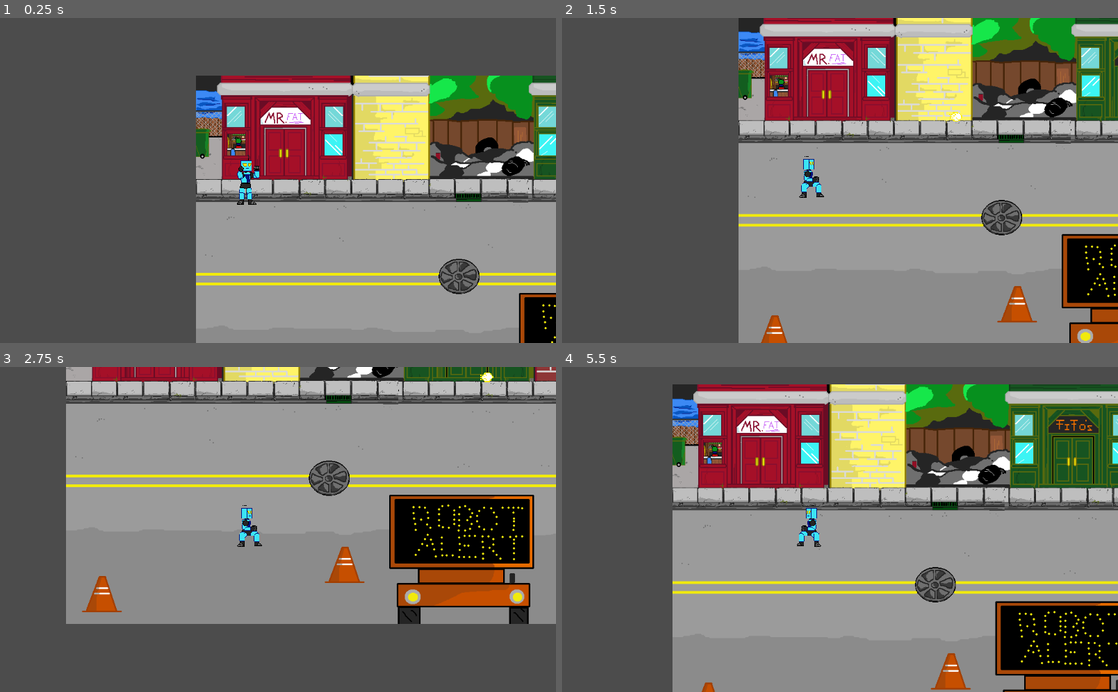
Above: before the commit, frames 1-4 (two rows, left to right).
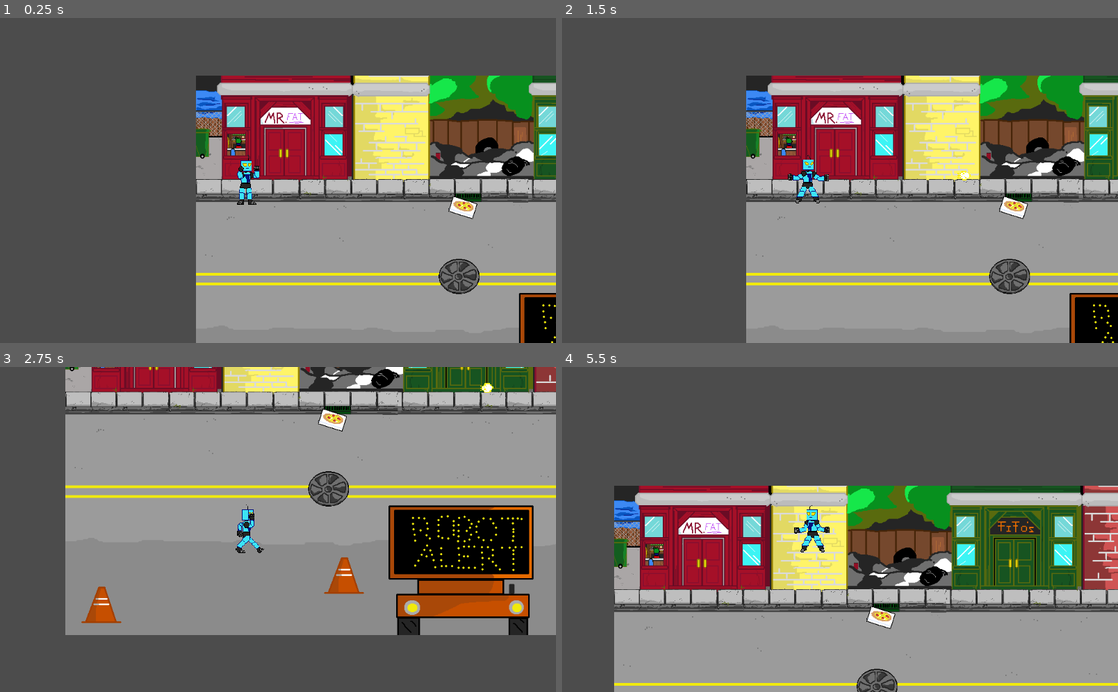
Above: after the commit, the same moments.

Repository: garethdavisrogers/2DFighterClass
Game: Godot game, scene res://Level2.tscn
Same seed, same stepped clock (60 frames per second), same inputs: the game is played once before the commit and once after it. The project has no main scene, so this scene is started directly.
Inputs:
- Up to frame 1 (0.25 s): no input
- Up to frame 2 (1.5 s): tap Enter at 0.5 s; hold Right (ui_right) 0.53-1.28 s; tap D (blast) at 0.6 s; tap Space (jump) at 0.77, 0.8, 1.07, 1.35 s; hold Down (ui_down) from 1.28 s (still down)
- Up to frame 3 (2.75 s): tap Space (jump) at 1.52, 1.82, 2.3 s; tap D (blast) at 1.55, 2.1 s; release Down (ui_down) at 2.03 s; hold Right (ui_right) from 2.03 s (still down)
- Up to frame 4 (5.5 s): release Right (ui_right) at 2.78 s; hold Up (ui_up) 2.78-3.53 s; tap Shift (defend) at 2.85 s; tap Space (jump) at 3.02, 3.32, 3.77, 3.8, 4.07, 4.52, 4.82, 5.3 s; tap D (blast) at 3.05, 4.55, 5.1 s; hold Left (ui_left) 3.53-5.03 s; tap Z (heavy_attack) at 3.6 s; tap X (lite_attack) at 4.35 s; hold Down (ui_down) from 5.03 s (still down)

The runs differ from the first frame. In frame 1, 0.2% of the frame differs, in the area x 80-86%, y 54-62%; in frame 2, 44%; in frame 3, 22%; in frame 4, 67%, in the area x 9-100%, y 5-100%.

Commit message:
Player now has collision shape for interacting and one for absorbing power ups.  The collision shape for powerups is disabled in non-idle states.

Diff:
--- a/Fighter.gd
+++ b/Fighter.gd
@@ -9,11 +9,12 @@
 
 ##respective fighter attributes
 export(int) var max_speed = 200
-export(int) var health = 10
+export(int) var max_health = 10
 export(int) var max_combo_index = 1
 export(float) var acceleration_constant = 0.1
 
 ##universal fighter attributes
+var health = 10
 const time_till_next_input = 0.5
 const jump_time = 0.5
 var state = 'idle'
@@ -21,7 +22,7 @@
 var max_jump = 300
 var movedir = Vector2(0, 0)
 var knockdir = null
-var lastdirection = -1
+var lastdirection = movedir
 var gravity = Vector2(0, 0)
 var is_in_combo = false
 var current_attack_index = 1
@@ -47,6 +48,7 @@
 		hitbox.add_to_group(group)
 	hitcol.add_to_group('attacks')
 	hitbox.add_to_group('hitboxes')
+	health = max_health
 
 ##controls displacement
 func movement_loop():
@@ -57,7 +59,7 @@
 	elif(state == 'jump' or state == 'land'):
 		motion = Vector2((movedir.x * min(speed,200)), (movedir.y * 100))
 	elif(movedir == Vector2(0, 0) and (speed > 0)):
-		motion = Vector2((lastdirection * speed), 0)
+		motion = lastdirection * speed
 	else:
 		motion = movedir.normalized() * speed
 # warning-ignore:return_value_discarded
@@ -105,34 +107,40 @@
 		type = '_enemy'
 	var load_string = str('res://blast',type,'.tscn')
 	var blast = load(load_string).instance()
-	blast.blastdir = lastdirection
+	blast.blastdir = lastdirection.x
 	var level = get_owner()
 	level.add_child(blast)
 	var spawn_pos = blast_spawn.get_global_position()
 	blast.set_position(spawn_pos)
 
 func state_jump(d):
-	movement_loop()
 	if(speed > 0):
 		speed -= d
 	if(timers['jump_timer'] > 0):
 		position.y -= 12
 		timers['jump_timer'] -= d
 	else:
-		timers['jump_timer'] = 0.6
+		timers['jump_timer'] = 0.5
 		state_machine('land')
 
 func state_land(d):
 	speed = decelerate(speed)
-	movement_loop()
 	anim_switch('land')
 	if(timers['jump_timer'] > 0):
-		position.y += 12
+		position.y += 14
 		timers['jump_timer'] -= d
 	else:
 		state_machine('idle')
 
+func state_takeoff():
+	speed = decelerate(speed)
+	anim_switch('takeoff')
+
 func state_fly():
+	if(movedir == Vector2(0, 0)):
+		speed = decelerate(speed)
+	else:
+		speed = accelerate(speed)
 	movement_loop()
 
 func state_stagger():
@@ -183,13 +191,17 @@
 
 ##change speed functions
 func accelerate(s):
+	if(state == 'fly'):
+		return lerp(s, max_speed, 0.3)
 	if(s < max_speed):
 		return lerp(s, max_speed, acceleration_constant)
 	return max_speed
 
 func decelerate(s):
+	if(state == 'fly'):
+		return lerp(s, 0, 0.1)
 	if(s > 0):
-		return lerp(s, 0, 0.1)
+		return lerp(s, 0, 0.2)
 	return 0
 
 func get_knockdir(c):
@@ -197,14 +209,17 @@
 	return c.global_position.direction_to(pos)
 
 func _on_HitBox_area_entered(area):
-	if(area.is_in_group('attacks')):
+	if(area.is_in_group('power_ups') and self.is_in_group('players')):
+		if(area.is_in_group('small_power_ups')):
+			health = min(health + 25, max_health)
+	elif(area.is_in_group('attacks')):
 		var groups = get_groups()
 		for group in groups:
 			if(area.is_in_group(group) and group != 'physics_process'):
 				return
 		knockdir = get_knockdir(area)
 		timers['stun_timer'] = 0.3
-		if(state == 'fly' or state == 'jump' or state == 'land'):
+		if(state == 'fly' or state == 'jump' or state == 'land' or state == 'takeoff'):
 			damage_loop()
 			state_machine('crash')
 		elif(state != 'defend'):
--- a/Fighter.tscn
+++ b/Fighter.tscn
@@ -4,7 +4,7 @@
 [ext_resource path="res://Fighter.gd" type="Script" id=2]
 
 [sub_resource type="RectangleShape2D" id=1]
-extents = Vector2( 30, 45 )
+extents = Vector2( 15, 30 )
 
 [sub_resource type="RectangleShape2D" id=2]
 extents = Vector2( 12, 12 )
--- /dev/null
+++ b/Health25.tscn
@@ -0,0 +1,23 @@
+[gd_scene load_steps=4 format=2]
+
+[ext_resource path="res://PowerUp.tscn" type="PackedScene" id=1]
+[ext_resource path="res://RQ health sprite %25.png" type="Texture" id=2]
+
+[sub_resource type="CircleShape2D" id=1]
+radius = 20.0
+
+[node name="PowerUp" groups=[
+"small_power_ups",
+] instance=ExtResource( 1 )]
+
+[node name="Sprite" parent="." index="0"]
+texture = ExtResource( 2 )
+
+[node name="Area2D" parent="Sprite" index="0" groups=[
+"small_power_ups",
+]]
+
+[node name="CollisionShape2D" parent="Sprite/Area2D" index="0" groups=[
+"small_power_ups",
+]]
+shape = SubResource( 1 )
--- a/Level2.tscn
+++ b/Level2.tscn
@@ -1,7 +1,8 @@
-[gd_scene load_steps=3 format=2]
+[gd_scene load_steps=4 format=2]
 
 [ext_resource path="res://cheyenne_level.png" type="Texture" id=1]
 [ext_resource path="res://Player.tscn" type="PackedScene" id=2]
+[ext_resource path="res://Health25.tscn" type="PackedScene" id=3]
 
 [node name="Level2" type="Node2D"]
 
@@ -13,3 +14,6 @@
 
 [node name="Player" parent="Sprite/YSort" instance=ExtResource( 2 )]
 position = Vector2( 151.196, 193.39 )
+
+[node name="PowerUp" parent="Sprite/YSort" instance=ExtResource( 3 )]
+position = Vector2( 492.266, 237.343 )
--- a/Player.gd
+++ b/Player.gd
@@ -1,7 +1,7 @@
 extends "res://Fighter.gd"
 
 func _ready():
-	lastdirection = 1
+	lastdirection = movedir
 
 func _physics_process(delta):
 	clamp_movement()
@@ -17,6 +17,8 @@
 					state_jump(delta)
 				'land':
 					state_land(delta)
+				'takeoff':
+					state_takeoff()
 				'fly':
 					state_fly()
 				'idle':
@@ -43,8 +45,8 @@
 
 	movedir.x = -int(left) + int(right)
 	movedir.y = -int(up) + int(down)
-	if(movedir.x != 0):
-		lastdirection = movedir.x
+	if(movedir != Vector2(0, 0)):
+		lastdirection = movedir
 
 	if(timers['cool_down'] < 0):
 		##actions that can be taken when not stunned
@@ -80,12 +82,13 @@
 				timers['jump_timer'] = 0.6
 				state_machine('land')
 			elif(timers['jump_timer'] < 0.4):
-				anim_switch('fly')
-				state_machine('fly')
+				state_machine('takeoff')
 
 func _on_anim_animation_finished(anim_name):
 	if(anim_name == 'die'):
 		queue_free()
+	elif(anim_name == 'takeoff'):
+		state_machine('fly')
 	elif(anim_name == 'crash'):
 		state_machine('recover')
 	elif(anim_name == 'recover'):
--- a/Player.tscn
+++ b/Player.tscn
@@ -1,7 +1,13 @@
-[gd_scene load_steps=22 format=2]
+[gd_scene load_steps=25 format=2]
 
 [ext_resource path="res://Fighter.tscn" type="PackedScene" id=1]
 [ext_resource path="res://Player.gd" type="Script" id=2]
+
+[sub_resource type="RectangleShape2D" id=21]
+extents = Vector2( 20, 35 )
+
+[sub_resource type="RectangleShape2D" id=22]
+extents = Vector2( 15, 25 )
 
 [sub_resource type="Animation" id=1]
 resource_name = "blast"
@@ -53,6 +59,18 @@
 "times": PoolRealArray( 0 ),
 "transitions": PoolRealArray( 1 ),
 "update": 1,
+"values": [ false ]
+}
+tracks/4/type = "value"
+tracks/4/path = NodePath("Sprite/InteractCol/InteractCollider:disabled")
+tracks/4/interp = 1
+tracks/4/loop_wrap = true
+tracks/4/imported = false
+tracks/4/enabled = true
+tracks/4/keys = {
+"times": PoolRealArray( 0 ),
+"transitions": PoolRealArray( 1 ),
+"update": 1,
 "values": [ true ]
 }
 
@@ -93,6 +111,18 @@
 "transitions": PoolRealArray( 1 ),
 "update": 1,
 "values": [ false ]
+}
+tracks/3/type = "value"
+tracks/3/path = NodePath("Sprite/InteractCol/InteractCollider:disabled")
+tracks/3/interp = 1
+tracks/3/loop_wrap = true
+tracks/3/imported = false
+tracks/3/enabled = true
+tracks/3/keys = {
+"times": PoolRealArray( 0 ),
+"transitions": PoolRealArray( 1 ),
+"update": 1,
+"values": [ true ]
 }
 
 [sub_resource type="Animation" id=18]
@@ -135,6 +165,30 @@
 "update": 1,
 "values": [ true ]
 }
+tracks/3/type = "value"
+tracks/3/path = NodePath("Sprite/InteractCol/InteractCollider:disabled")
+tracks/3/interp = 1
+tracks/3/loop_wrap = true
+tracks/3/imported = false
+tracks/3/enabled = true
+tracks/3/keys = {
+"times": PoolRealArray( 0 ),
+"transitions": PoolRealArray( 1 ),
+"update": 1,
+"values": [ true ]
+}
+tracks/4/type = "value"
+tracks/4/path = NodePath("Sprite/PowerUpCol/PowerUpCollider:disabled")
+tracks/4/interp = 1
+tracks/4/loop_wrap = true
+tracks/4/imported = false
+tracks/4/enabled = true
+tracks/4/keys = {
+"times": PoolRealArray( 0 ),
+"transitions": PoolRealArray( 1 ),
+"update": 1,
+"values": [ true ]
+}
 
 [sub_resource type="Animation" id=3]
 resource_name = "die"
@@ -188,6 +242,30 @@
 "update": 1,
 "values": [ false, true, false, true, false, true, false, true ]
 }
+tracks/4/type = "value"
+tracks/4/path = NodePath("Sprite/InteractCol/InteractCollider:disabled")
+tracks/4/interp = 1
+tracks/4/loop_wrap = true
+tracks/4/imported = false
+tracks/4/enabled = true
+tracks/4/keys = {
+"times": PoolRealArray( 0 ),
+"transitions": PoolRealArray( 1 ),
+"update": 1,
+"values": [ true ]
+}
+tracks/5/type = "value"
+tracks/5/path = NodePath("Sprite/PowerUpCol/PowerUpCollider:disabled")
+tracks/5/interp = 1
+tracks/5/loop_wrap = true
+tracks/5/imported = false
+tracks/5/enabled = true
+tracks/5/keys = {
+"times": PoolRealArray( 0 ),
+"transitions": PoolRealArray( 1 ),
+"update": 1,
+"values": [ true ]
+}
 
 [sub_resource type="Animation" id=4]
 step = 0.5
@@ -226,6 +304,30 @@
 "transitions": PoolRealArray( 1 ),
 "update": 1,
 "values": [ false ]
+}
+tracks/3/type = "value"
+tracks/3/path = NodePath("Sprite/InteractCol/InteractCollider:disabled")
+tracks/3/interp = 1
+tracks/3/loop_wrap = true
+tracks/3/imported = false
+tracks/3/enabled = true
+tracks/3/keys = {
+"times": PoolRealArray( 0 ),
+"transitions": PoolRealArray( 1 ),
+"update": 1,
+"values": [ true ]
+}
+tracks/4/type = "value"
+tracks/4/path = NodePath("Sprite/PowerUpCol/PowerUpCollider:disabled")
+tracks/4/interp = 1
+tracks/4/loop_wrap = true
+tracks/4/imported = false
+tracks/4/enabled = true
+tracks/4/keys = {
+"times": PoolRealArray( 0 ),
+"transitions": PoolRealArray( 1 ),
+"update": 1,
+"values": [ true ]
 }
 
 [sub_resource type="Animation" id=5]
@@ -279,6 +381,30 @@
 "update": 1,
 "values": [ false ]
 }
+tracks/4/type = "value"
+tracks/4/path = NodePath("Sprite/InteractCol/InteractCollider:disabled")
+tracks/4/interp = 1
+tracks/4/loop_wrap = true
+tracks/4/imported = false
+tracks/4/enabled = true
+tracks/4/keys = {
+"times": PoolRealArray( 0 ),
+"transitions": PoolRealArray( 1 ),
+"update": 1,
+"values": [ true ]
+}
+tracks/5/type = "value"
+tracks/5/path = NodePath("Sprite/PowerUpCol/PowerUpCollider:disabled")
+tracks/5/interp = 1
+tracks/5/loop_wrap = true
+tracks/5/imported = false
+tracks/5/enabled = true
+tracks/5/keys = {
+"times": PoolRealArray( 0 ),
+"transitions": PoolRealArray( 1 ),
+"update": 1,
+"values": [ true ]
+}
 
 [sub_resource type="Animation" id=6]
 length = 0.8
@@ -319,6 +445,30 @@
 "update": 1,
 "values": [ false ]
 }
+tracks/3/type = "value"
+tracks/3/path = NodePath("Sprite/InteractCol/InteractCollider:disabled")
+tracks/3/interp = 1
+tracks/3/loop_wrap = true
+tracks/3/imported = false
+tracks/3/enabled = true
+tracks/3/keys = {
+"times": PoolRealArray( 0 ),
+"transitions": PoolRealArray( 1 ),
+"update": 1,
+"values": [ true ]
+}
+tracks/4/type = "value"
+tracks/4/path = NodePath("Sprite/PowerUpCol/PowerUpCollider:disabled")
+tracks/4/interp = 1
+tracks/4/loop_wrap = true
+tracks/4/imported = false
+tracks/4/enabled = true
+tracks/4/keys = {
+"times": PoolRealArray( 0 ),
+"transitions": PoolRealArray( 1 ),
+"update": 1,
+"values": [ true ]
+}
 
 [sub_resource type="Animation" id=7]
 length = 0.8
@@ -371,6 +521,30 @@
 "update": 1,
 "values": [ false ]
 }
+tracks/4/type = "value"
+tracks/4/path = NodePath("Sprite/InteractCol/InteractCollider:disabled")
+tracks/4/interp = 1
+tracks/4/loop_wrap = true
+tracks/4/imported = false
+tracks/4/enabled = true
+tracks/4/keys = {
+"times": PoolRealArray( 0 ),
+"transitions": PoolRealArray( 1 ),
+"update": 1,
+"values": [ true ]
+}
+tracks/5/type = "value"
+tracks/5/path = NodePath("Sprite/PowerUpCol/PowerUpCollider:disabled")
+tracks/5/interp = 1
+tracks/5/loop_wrap = true
+tracks/5/imported = false
+tracks/5/enabled = true
+tracks/5/keys = {
+"times": PoolRealArray( 0 ),
+"transitions": PoolRealArray( 1 ),
+"update": 1,
+"values": [ true ]
+}
 
 [sub_resource type="Animation" id=8]
 tracks/0/type = "value"
@@ -404,6 +578,30 @@
 tracks/2/imported = false
 tracks/2/enabled = true
 tracks/2/keys = {
+"times": PoolRealArray( 0 ),
+"transitions": PoolRealArray( 1 ),
+"update": 1,
+"values": [ false ]
+}
+tracks/3/type = "value"
+tracks/3/path = NodePath("Sprite/InteractCol/InteractCollider:disabled")
+tracks/3/interp = 1
+tracks/3/loop_wrap = true
+tracks/3/imported = false
+tracks/3/enabled = true
+tracks/3/keys = {
+"times": PoolRealArray( 0 ),
+"transitions": PoolRealArray( 1 ),
+"update": 1,
+"values": [ false ]
+}
+tracks/4/type = "value"
+tracks/4/path = NodePath("Sprite/PowerUpCol/PowerUpCollider:disabled")
+tracks/4/interp = 1
+tracks/4/loop_wrap = true
+tracks/4/imported = false
+tracks/4/enabled = true
+tracks/4/keys = {
 "times": PoolRealArray( 0 ),
 "transitions": PoolRealArray( 1 ),
 "update": 1,
@@ -472,6 +670,30 @@
 "update": 1,
 "values": [ false ]
 }
+tracks/5/type = "value"
+tracks/5/path = NodePath("Sprite/InteractCol/InteractCollider:disabled")
+tracks/5/interp = 1
+tracks/5/loop_wrap = true
+tracks/5/imported = false
+tracks/5/enabled = true
+tracks/5/keys = {
+"times": PoolRealArray( 0 ),
+"transitions": PoolRealArray( 1 ),
+"update": 1,
+"values": [ true ]
+}
+tracks/6/type = "value"
+tracks/6/path = NodePath("Sprite/PowerUpCol/PowerUpCollider:disabled")
+tracks/6/interp = 1
+tracks/6/loop_wrap = true
+tracks/6/imported = false
+tracks/6/enabled = true
+tracks/6/keys = {
+"times": PoolRealArray( 0 ),
+"transitions": PoolRealArray( 1 ),
+"update": 1,
+"values": [ true ]
+}
 
 [sub_resource type="Animation" id=10]
 step = 0.25
@@ -510,6 +732,30 @@
 "transitions": PoolRealArray( 1 ),
 "update": 1,
 "values": [ false ]
+}
+tracks/3/type = "value"
+tracks/3/path = NodePath("Sprite/InteractCol/InteractCollider:disabled")
+tracks/3/interp = 1
+tracks/3/loop_wrap = true
+tracks/3/imported = false
+tracks/3/enabled = true
+tracks/3/keys = {
+"times": PoolRealArray( 0 ),
+"transitions": PoolRealArray( 1 ),
+"update": 1,
+"values": [ true ]
+}
+tracks/4/type = "value"
+tracks/4/path = NodePath("Sprite/PowerUpCol/PowerUpCollider:disabled")
+tracks/4/interp = 1
+tracks/4/loop_wrap = true
+tracks/4/imported = false
+tracks/4/enabled = true
+tracks/4/keys = {
+"times": PoolRealArray( 0 ),
+"transitions": PoolRealArray( 1 ),
+"update": 1,
+"values": [ true ]
 }
 
 [sub_resource type="Animation" id=11]
@@ -563,6 +809,30 @@
 "update": 1,
 "values": [ false ]
 }
+tracks/4/type = "value"
+tracks/4/path = NodePath("Sprite/InteractCol/InteractCollider:disabled")
+tracks/4/interp = 1
+tracks/4/loop_wrap = true
+tracks/4/imported = false
+tracks/4/enabled = true
+tracks/4/keys = {
+"times": PoolRealArray( 0 ),
+"transitions": PoolRealArray( 1 ),
+"update": 1,
+"values": [ true ]
+}
+tracks/5/type = "value"
+tracks/5/path = NodePath("Sprite/PowerUpCol/PowerUpCollider:disabled")
+tracks/5/interp = 1
+tracks/5/loop_wrap = true
+tracks/5/imported = false
+tracks/5/enabled = true
+tracks/5/keys = {
+"times": PoolRealArray( 0 ),
+"transitions": PoolRealArray( 1 ),
+"update": 1,
+"values": [ true ]
+}
 
 [sub_resource type="Animation" id=12]
 length = 0.5
@@ -615,6 +885,30 @@
 "update": 1,
 "values": [ false ]
 }
+tracks/4/type = "value"
+tracks/4/path = NodePath("Sprite/InteractCol/InteractCollider:disabled")
+tracks/4/interp = 1
+tracks/4/loop_wrap = true
+tracks/4/imported = false
+tracks/4/enabled = true
+tracks/4/keys = {
+"times": PoolRealArray( 0 ),
+"transitions": PoolRealArray( 1 ),
+"update": 1,
+"values": [ true ]
+}
+tracks/5/type = "value"
+tracks/5/path = NodePath("Sprite/PowerUpCol/PowerUpCollider:disabled")
+tracks/5/interp = 1
+tracks/5/loop_wrap = true
+tracks/5/imported = false
+tracks/5/enabled = true
+tracks/5/keys = {
+"times": PoolRealArray( 0 ),
+"transitions": PoolRealArray( 1 ),
+"update": 1,
+"values": [ true ]
+}
 
 [sub_resource type="Animation" id=13]
 length = 0.5
@@ -667,6 +961,30 @@
 "update": 1,
 "values": [ false ]
 }
+tracks/4/type = "value"
+tracks/4/path = NodePath("Sprite/InteractCol/InteractCollider:disabled")
+tracks/4/interp = 1
+tracks/4/loop_wrap = true
+tracks/4/imported = false
+tracks/4/enabled = true
+tracks/4/keys = {
+"times": PoolRealArray( 0 ),
+"transitions": PoolRealArray( 1 ),
+"update": 1,
+"values": [ true ]
+}
+tracks/5/type = "value"
+tracks/5/path = NodePath("Sprite/PowerUpCol/PowerUpCollider:disabled")
+tracks/5/interp = 1
+tracks/5/loop_wrap = true
+tracks/5/imported = false
+tracks/5/enabled = true
+tracks/5/keys = {
+"times": PoolRealArray( 0 ),
+"transitions": PoolRealArray( 1 ),
+"update": 1,
+"values": [ true ]
+}
 
 [sub_resource type="Animation" id=14]
 length = 0.5
@@ -718,6 +1036,30 @@
 "transitions": PoolRealArray( 1 ),
 "update": 1,
 "values": [ false ]
+}
+tracks/4/type = "value"
+tracks/4/path = NodePath("Sprite/InteractCol/InteractCollider:disabled")
+tracks/4/interp = 1
+tracks/4/loop_wrap = true
+tracks/4/imported = false
+tracks/4/enabled = true
+tracks/4/keys = {
+"times": PoolRealArray( 0 ),
+"transitions": PoolRealArray( 1 ),
+"update": 1,
+"values": [ true ]
+}
+tracks/5/type = "value"
+tracks/5/path = NodePath("Sprite/PowerUpCol/PowerUpCollider:disabled")
+tracks/5/interp = 1
+tracks/5/loop_wrap = true
+tracks/5/imported = false
+tracks/5/enabled = true
+tracks/5/keys = {
+"times": PoolRealArray( 0 ),
+"transitions": PoolRealArray( 1 ),
+"update": 1,
+"values": [ true ]
 }
 
 [sub_resource type="Animation" id=19]
@@ -760,6 +1102,30 @@
 "update": 1,
 "values": [ true ]
 }
+tracks/3/type = "value"
+tracks/3/path = NodePath("Sprite/InteractCol/InteractCollider:disabled")
+tracks/3/interp = 1
+tracks/3/loop_wrap = true
+tracks/3/imported = false
+tracks/3/enabled = true
+tracks/3/keys = {
+"times": PoolRealArray( 0 ),
+"transitions": PoolRealArray( 1 ),
+"update": 1,
+"values": [ true ]
+}
+tracks/4/type = "value"
+tracks/4/path = NodePath("Sprite/PowerUpCol/PowerUpCollider:disabled")
+tracks/4/interp = 1
+tracks/4/loop_wrap = true
+tracks/4/imported = false
+tracks/4/enabled = true
+tracks/4/keys = {
+"times": PoolRealArray( 0 ),
+"transitions": PoolRealArray( 1 ),
+"update": 1,
+"values": [ false ]
+}
 
 [sub_resource type="Animation" id=15]
 step = 0.25
@@ -794,6 +1160,30 @@
 tracks/2/imported = false
 tracks/2/enabled = true
 tracks/2/keys = {
+"times": PoolRealArray( 0 ),
+"transitions": PoolRealArray( 1 ),
+"update": 1,
+"values": [ false ]
+}
+tracks/3/type = "value"
+tracks/3/path = NodePath("Sprite/InteractCol/InteractCollider:disabled")
+tracks/3/interp = 1
+tracks/3/loop_wrap = true
+tracks/3/imported = false
+tracks/3/enabled = true
+tracks/3/keys = {
+"times": PoolRealArray( 0 ),
+"transitions": PoolRealArray( 1 ),
+"update": 1,
+"values": [ true ]
+}
+tracks/4/type = "value"
+tracks/4/path = NodePath("Sprite/PowerUpCol/PowerUpCollider:disabled")
+tracks/4/interp = 1
+tracks/4/loop_wrap = true
+tracks/4/imported = false
+tracks/4/enabled = true
+tracks/4/keys = {
 "times": PoolRealArray( 0 ),
 "transitions": PoolRealArray( 1 ),
 "update": 1,
@@ -839,6 +1229,82 @@
 "update": 1,
 "values": [ true ]
 }
+tracks/3/type = "value"
+tracks/3/path = NodePath("Sprite/InteractCol/InteractCollider:disabled")
+tracks/3/interp = 1
+tracks/3/loop_wrap = true
+tracks/3/imported = false
+tracks/3/enabled = true
+tracks/3/keys = {
+"times": PoolRealArray( 0 ),
+"transitions": PoolRealArray( 1 ),
+"update": 1,
+"values": [ true ]
+}
+tracks/4/type = "value"
+tracks/4/path = NodePath("Sprite/PowerUpCol/PowerUpCollider:disabled")
+tracks/4/interp = 1
+tracks/4/loop_wrap = true
+tracks/4/imported = false
+tracks/4/enabled = true
+tracks/4/keys = {
+"times": PoolRealArray( 0 ),
+"transitions": PoolRealArray( 1 ),
+"update": 1,
+"values": [ false ]
+}
+
+[sub_resource type="Animation" id=20]
+resource_name = "takeoff"
+step = 0.25
+tracks/0/type = "value"
+tracks/0/path = NodePath("Sprite:frame")
+tracks/0/interp = 1
+tracks/0/loop_wrap = true
+tracks/0/imported = false
+tracks/0/enabled = true
+tracks/0/keys = {
+"times": PoolRealArray( 0, 0.25, 0.5, 0.75 ),
+"transitions": PoolRealArray( 1, 1, 1, 1 ),
+"update": 1,
+"values": [ 27, 28, 29, 30 ]
+}
+tracks/1/type = "value"
+tracks/1/path = NodePath("Sprite/HitCol/HitCollider:disabled")
+tracks/1/interp = 1
+tracks/1/loop_wrap = true
+tracks/1/imported = false
+tracks/1/enabled = true
+tracks/1/keys = {
+"times": PoolRealArray( 0 ),
+"transitions": PoolRealArray( 1 ),
+"update": 1,
+"values": [ true ]
+}
+tracks/2/type = "value"
+tracks/2/path = NodePath("Sprite/HitBox/HitBoxCol:disabled")
+tracks/2/interp = 1
+tracks/2/loop_wrap = true
+tracks/2/imported = false
+tracks/2/enabled = true
+tracks/2/keys = {
+"times": PoolRealArray( 0 ),
+"transitions": PoolRealArray( 1 ),
+"update": 1,
+"values": [ false ]
+}
+tracks/3/type = "value"
+tracks/3/path = NodePath("Sprite/InteractCol/InteractCollider:disabled")
+tracks/3/interp = 1
+tracks/3/loop_wrap = true
+tracks/3/imported = false
+tracks/3/enabled = true
+tracks/3/keys = {
+"times": PoolRealArray( 0, 3.66904e-05 ),
+"transitions": PoolRealArray( 1, 1 ),
+"update": 1,
+"values": [ true, true ]
+}
 
 [sub_resource type="Animation" id=17]
 step = 0.25
@@ -885,6 +1351,30 @@
 tracks/3/imported = false
 tracks/3/enabled = true
 tracks/3/keys = {
+"times": PoolRealArray( 0 ),
+"transitions": PoolRealArray( 1 ),
+"update": 1,
+"values": [ false ]
+}
+tracks/4/type = "value"
+tracks/4/path = NodePath("Sprite/InteractCol/InteractCollider:disabled")
+tracks/4/interp = 1
+tracks/4/loop_wrap = true
+tracks/4/imported = false
+tracks/4/enabled = true
+tracks/4/keys = {
+"times": PoolRealArray( 0 ),
+"transitions": PoolRealArray( 1 ),
+"update": 1,
+"values": [ false ]
+}
+tracks/5/type = "value"
+tracks/5/path = NodePath("Sprite/PowerUpCol/PowerUpCollider:disabled")
+tracks/5/interp = 1
+tracks/5/loop_wrap = true
+tracks/5/imported = false
+tracks/5/enabled = true
+tracks/5/keys = {
 "times": PoolRealArray( 0 ),
 "transitions": PoolRealArray( 1 ),
 "update": 1,
@@ -895,7 +1385,7 @@
 "players",
 ] instance=ExtResource( 1 )]
 script = ExtResource( 2 )
-max_speed = 400
+max_speed = 500
 max_combo_index = 4
 acceleration_constant = 0.2
 
@@ -904,7 +1394,7 @@
 
 [node name="Sprite" parent="." index="1"]
 position = Vector2( -55, 0 )
-frame = 20
+frame = 31
 
 [node name="blast_spawn" parent="Sprite" index="0"]
 position = Vector2( 40, -10 )
@@ -925,10 +1415,34 @@
 [node name="HitBoxCol" parent="Sprite/HitBox" index="0" groups=[
 "players",
 ]]
-disabled = true
 
 [node name="CollisionShape2D" parent="Sprite/InRangeCollider" index="0"]
 rotation = 1.5708
+
+[node name="InteractCol" type="Area2D" parent="Sprite" index="4" groups=[
+"interact_col",
+"players",
+]]
+
+[node name="InteractCollider" type="CollisionShape2D" parent="Sprite/InteractCol" index="0" groups=[
+"interact_col",
+"players",
+]]
+position = Vector2( 35, 0 )
+shape = SubResource( 21 )
+disabled = true
+
+[node name="PowerUpCol" type="Area2D" parent="Sprite" index="5" groups=[
+"players",
+"power_up_col",
+]]
+
+[node name="PowerUpCollider" type="CollisionShape2D" parent="Sprite/PowerUpCol" index="0" groups=[
+"players",
+"power_up_col",
+]]
+position = Vector2( 0, 20 )
+shape = SubResource( 22 )
 
 [node name="anim" type="AnimationPlayer" parent="." index="2"]
 anims/blast = SubResource( 1 )
@@ -949,6 +1463,7 @@
 anims/recover = SubResource( 19 )
 anims/run = SubResource( 15 )
 anims/stagger = SubResource( 16 )
+anims/takeoff = SubResource( 20 )
 anims/walk = SubResource( 17 )
 
 [node name="Camera2D" type="Camera2D" parent="." index="3"]
--- /dev/null
+++ b/PowerUp.gd
@@ -0,0 +1,8 @@
+extends Node2D
+
+func _ready():
+	pass # Replace with function body.
+
+func _on_Area2D_area_entered(area):
+	if(area.is_in_group('players') and area.is_in_group('power_up_col')):
+		queue_free()
--- /dev/null
+++ b/PowerUp.tscn
@@ -0,0 +1,19 @@
+[gd_scene load_steps=2 format=2]
+
+[ext_resource path="res://PowerUp.gd" type="Script" id=1]
+
+[node name="PowerUp" type="Node2D" groups=[
+"power_ups",
+]]
+script = ExtResource( 1 )
+
+[node name="Sprite" type="Sprite" parent="."]
+
+[node name="Area2D" type="Area2D" parent="Sprite" groups=[
+"power_ups",
+]]
+
+[node name="CollisionShape2D" type="CollisionShape2D" parent="Sprite/Area2D" groups=[
+"power_ups",
+]]
+[connection signal="area_entered" from="Sprite/Area2D" to="." method="_on_Area2D_area_entered"]
Binary file added: RQ health sprite %100.png
Not shown, added: RQ health sprite %100.png.import
Binary file added: RQ health sprite %25.png
Not shown, added: RQ health sprite %25.png.import
Binary file added: RQ health sprite %50.png
Not shown, added: RQ health sprite %50.png.import
